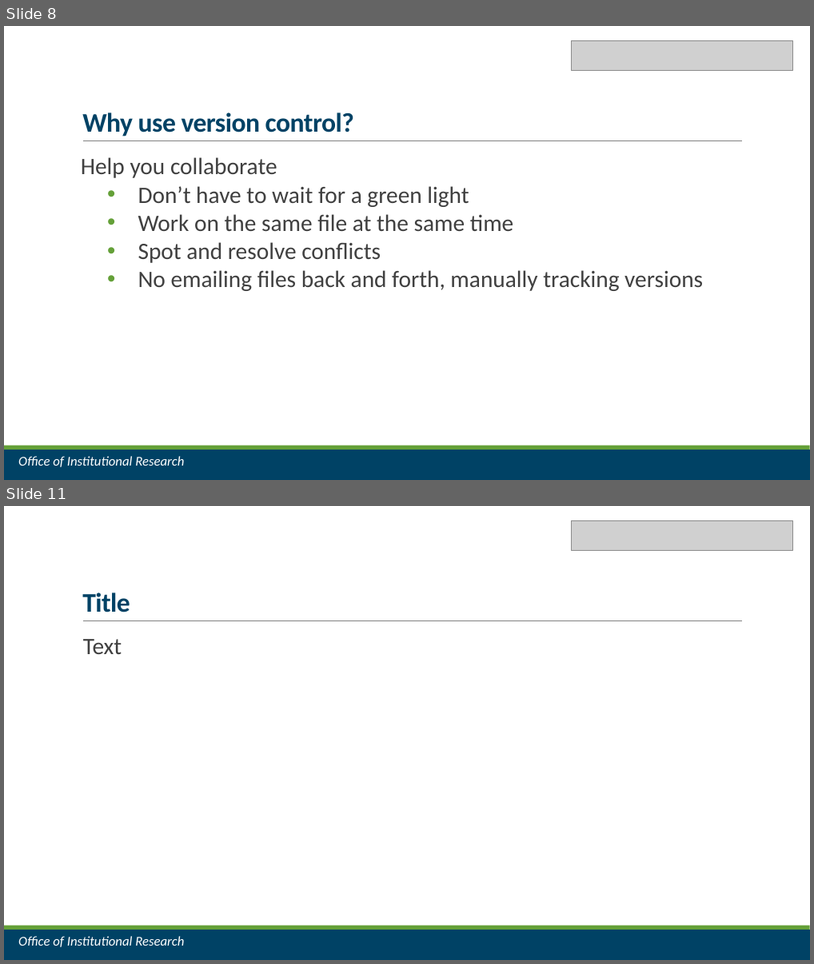
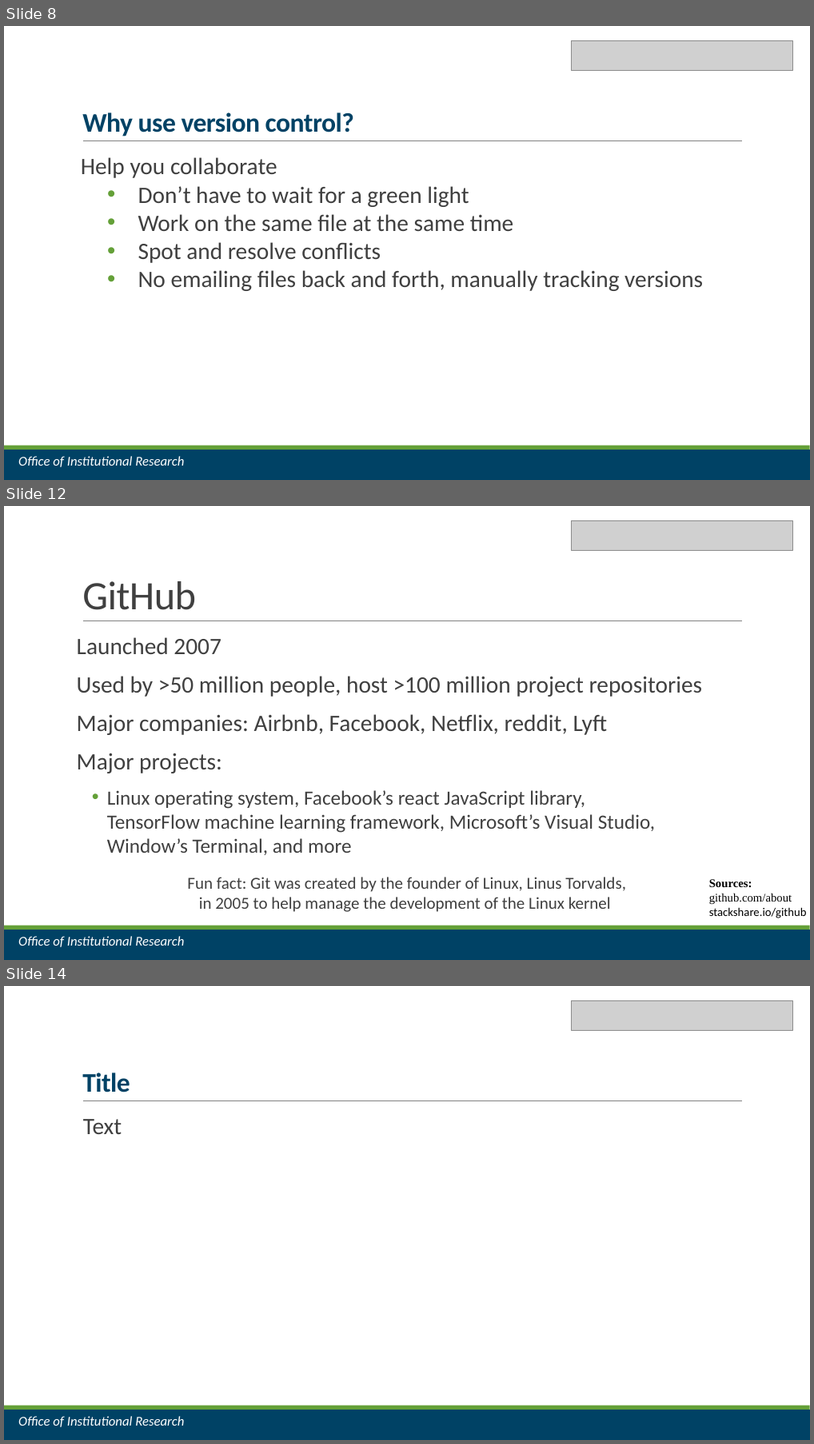
Before and after one commit to jrf1111/Do-You-Git-It-Now, a slide deck: Do You Git It Now.pptx. Shown one above the other, each under a label of ours: slides 8 and 11 before the commit, slides 8, 12 and 14 after it; the slides between them are not shown. The pictures are 814x964 and 814x1444 pixels, drawn with LibreOffice and Linux fonts; fonts in the diff are those of the drawing; grey boxes stand for pictures. Boxes give left, top, right and bottom in pixels: in the first picture for what was removed or moved away, otherwise in the second. Text is boxed around its words. In the diff, an @@ line names an element or a change of style, - is before the commit and + after.

Commit message:
added background info on git and github

```diff
--- a/Do You Git It Now.pptx
+++ b/Do You Git It Now.pptx
@@ slide 12 added at (4,506,810,960), background #FFFFFF; not listed: 3 template elements that a slide beside it also shows @@
@@ picture added at (572,520,794,550) @@
@@ title added at (82,581,196,610), 48 pt, text #404040 @@
+GitHub
@@ text added at (77,637,703,855), 24 pt, text #404040 @@
+Launched 2007
+Used by >50 million people, host >100 million project repositories
+Major companies: Airbnb, Facebook, Netflix, reddit, Lyft
+Major projects:
+• Linux operating system, Facebook’s react JavaScript library,
+  TensorFlow machine learning framework, Microsoft’s Visual Studio,
+  Window’s Terminal, and more
@@ text added at (187,876,626,912), 20 pt, text #404040 @@
+Fun fact: Git was created by the founder of Linux, Linus Torvalds, in 2005 to help manage the development of the Linux kernel
@@ text added at (710,879,807,918), 14 pt, text #000000 @@
+Sources:
+github.com/about
+stackshare.io/github
@@ text added at (18,936,184,947), 16 pt, text #FFFFFF, italic @@
+Office of Institutional Research
@@ what was slide 11 is now slide 14 @@
```
Also in this commit, not shown: 2 slides changed, 2 other slides added.
